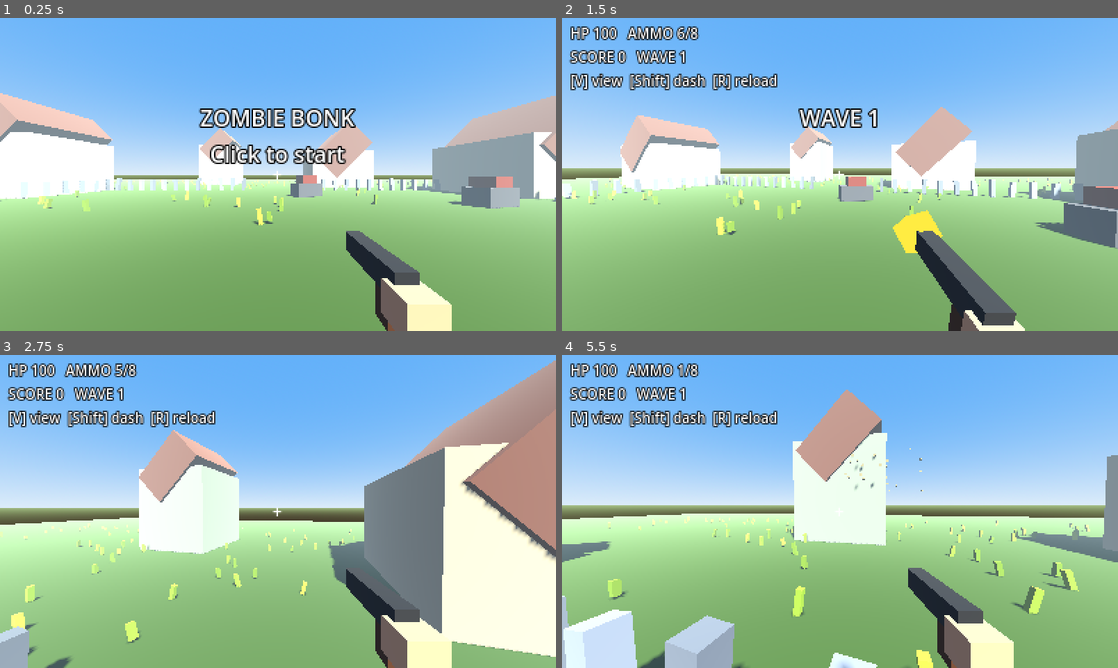
Above: before the commit, frames 1-4 (two rows, left to right).
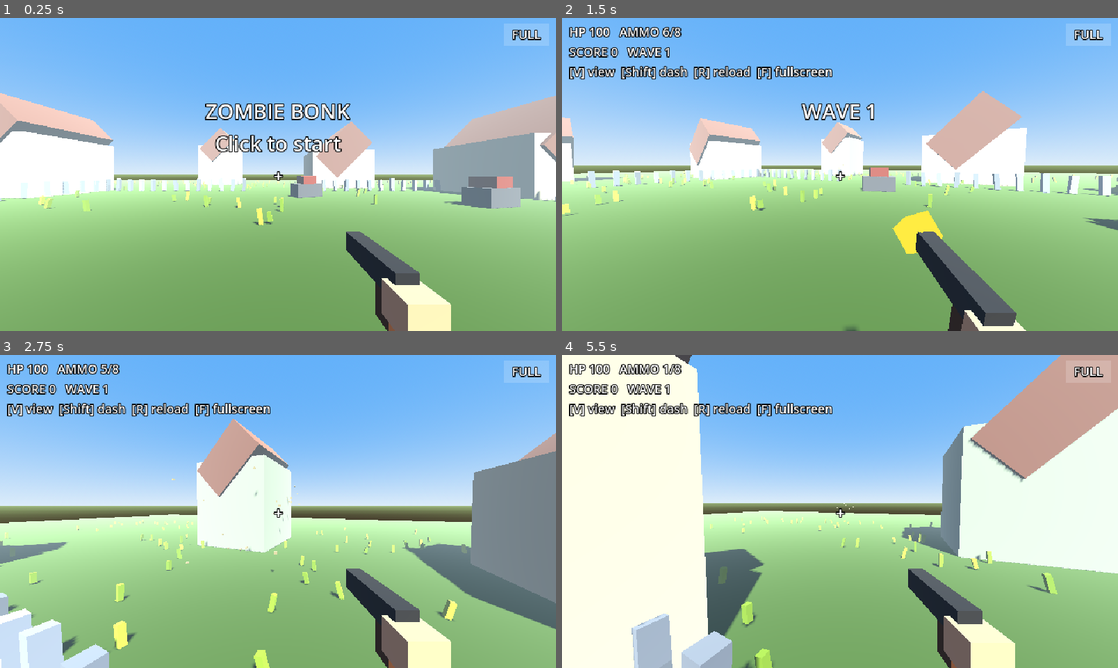
Above: after the commit, the same moments.

Repository: ChaoticEmperor/project-dweller
Game: Godot game, scene res://main.tscn
The game is run twice, just before and just after one commit, with the same random seed, the same clock (stepped at 60 frames per second) and the same inputs.
Inputs (mouse positions are in pixels of both pictures, inside the frame that each line leads up to):
- Up to frame 1 (0.25 s): no input
- Up to frame 2 (1.5 s): tap Enter at 0.5, 0.8, 1.35 s; move the mouse to (962, 158) at 0.52 s; hold D 0.53-1.28 s; tap F at 0.6 s; click (962, 158) at 0.67 s; tap Space at 0.77, 1.07 s; move the mouse to (812, 174) at 1.27 s; hold W from 1.28 s (still down); click (812, 174) at 1.42 s
- Up to frame 3 (2.75 s): keep holding W; tap Space at 1.52, 1.82, 2.3 s; tap Shift at 1.55 s; move the mouse to (289, 505) at 2.02 s; hold Shift from 2.03 s (still down); click (289, 505) at 2.17 s
- Up to frame 4 (5.5 s): keep holding W; move the mouse to (834, 517) at 2.77 s; release Shift at 2.78 s; tap Space at 2.85, 3.02, 3.32, 3.77, 4.07, 4.52, 4.82, 5.3 s; click (834, 517) at 2.92 s; tap F at 3.05, 3.6 s; move the mouse to (878, 514) at 3.52 s; click (878, 514) at 3.67 s; tap Enter at 3.8, 4.35 s; move the mouse to (795, 508) at 4.27 s; click (795, 508) at 4.42 s; tap Shift at 4.55 s; move the mouse to (845, 511) at 5.02 s; hold Shift from 5.03 s (still down); click (845, 511) at 5.17 s

The runs differ from the first frame. In frame 1, 4.9% of the frame differs, in the area x 0-100%, y 1-100%; in frame 2, 23%; in frame 3, 40%; in frame 4, 55%, in the area x 0-100%, y 0-100%.

Commit message:
Add mobile touch controls, fullscreen button, higher resolution
- Virtual joystick (left), swipe-to-look (right), FIRE/JUMP/DASH/RELOAD/VIEW buttons
- FULL button and F key toggle fullscreen
- Render at 640x360 with expand aspect so the game fills any screen
- Disable touch-to-mouse emulation so taps don't fight pointer lock

Co-Authored-By: Claude Opus 5.5 <noreply@anthropic.com>
Claude-Session: https://claude.ai/code/session_01BdejgretgPd9xpauuT7qXJ

Diff:
--- a/main.gd
+++ b/main.gd
@@ -36,6 +36,19 @@
 var dead := false
 var hurt_flash := 0.0
 var started := false
+# touch controls
+var touch_mode := false
+var touch_ui: Control
+var stick_base: ColorRect
+var stick_knob: ColorRect
+var stick_id := -1
+var stick_origin := Vector2.ZERO
+var stick_vec := Vector2.ZERO
+var look_id := -1
+var buttons := {}      # name -> ColorRect
+var btn_held := {}     # name -> touch index
+var dash_req := false
+var fs_btn: ColorRect
 
 func mat(c: Color) -> StandardMaterial3D:
 	var k := c.to_html()
@@ -69,7 +82,7 @@
 	build_world()
 	build_player()
 	build_hud()
-	center.text = "ZOMBIE BONK\nClick to start"
+	center.text = "ZOMBIE BONK\n%s to start" % ("Tap" if touch_mode else "Click")
 
 # ---------------- WORLD ----------------
 func build_world() -> void:
@@ -183,45 +196,157 @@
 	flash.material_override.shading_mode = BaseMaterial3D.SHADING_MODE_UNSHADED
 	flash.visible = false
 
+func label(parent: Node, txt: String, size: int) -> Label:
+	var l := Label.new()
+	l.text = txt
+	l.add_theme_font_size_override("font_size", size)
+	l.add_theme_color_override("font_outline_color", Color.BLACK)
+	l.add_theme_constant_override("outline_size", 4)
+	l.mouse_filter = Control.MOUSE_FILTER_IGNORE
+	parent.add_child(l)
+	return l
+
+func make_btn(parent: Node, txt: String, sz: Vector2) -> ColorRect:
+	var r := ColorRect.new()
+	r.color = Color(1, 1, 1, 0.18)
+	r.size = sz
+	r.mouse_filter = Control.MOUSE_FILTER_IGNORE
+	parent.add_child(r)
+	var l := label(r, txt, 14)
+	l.size = sz
+	l.horizontal_alignment = HORIZONTAL_ALIGNMENT_CENTER
+	l.vertical_alignment = VERTICAL_ALIGNMENT_CENTER
+	return r
+
 func build_hud() -> void:
 	var layer := CanvasLayer.new()
 	add_child(layer)
-	hud = Label.new()
-	hud.position = Vector2(6, 4)
-	hud.add_theme_font_size_override("font_size", 10)
-	hud.add_theme_color_override("font_outline_color", Color.BLACK)
-	hud.add_theme_constant_override("outline_size", 3)
-	layer.add_child(hud)
-	cross = Label.new()
-	cross.text = "+"
-	cross.add_theme_font_size_override("font_size", 12)
-	cross.position = Vector2(196, 104)
-	layer.add_child(cross)
-	center = Label.new()
+	hud = label(layer, "", 14)
+	hud.position = Vector2(8, 6)
+	cross = label(layer, "+", 18)
+	center = label(layer, "", 24)
 	center.horizontal_alignment = HORIZONTAL_ALIGNMENT_CENTER
-	center.size = Vector2(400, 40)
-	center.position = Vector2(0, 60)
-	center.add_theme_font_size_override("font_size", 16)
-	center.add_theme_color_override("font_outline_color", Color.BLACK)
-	center.add_theme_constant_override("outline_size", 4)
-	layer.add_child(center)
+	fs_btn = make_btn(layer, "FULL", Vector2(52, 26))
+	touch_ui = Control.new()
+	touch_ui.mouse_filter = Control.MOUSE_FILTER_IGNORE
+	layer.add_child(touch_ui)
+	stick_base = ColorRect.new()
+	stick_base.color = Color(1, 1, 1, 0.12)
+	stick_base.size = Vector2(110, 110)
+	stick_base.mouse_filter = Control.MOUSE_FILTER_IGNORE
+	touch_ui.add_child(stick_base)
+	stick_knob = ColorRect.new()
+	stick_knob.color = Color(1, 1, 1, 0.35)
+	stick_knob.size = Vector2(44, 44)
+	stick_knob.mouse_filter = Control.MOUSE_FILTER_IGNORE
+	touch_ui.add_child(stick_knob)
+	buttons["fire"] = make_btn(touch_ui, "FIRE", Vector2(84, 84))
+	buttons["fire"].color = Color(1, 0.3, 0.2, 0.3)
+	buttons["jump"] = make_btn(touch_ui, "JUMP", Vector2(60, 46))
+	buttons["dash"] = make_btn(touch_ui, "DASH", Vector2(60, 46))
+	buttons["reload"] = make_btn(touch_ui, "RELOAD", Vector2(64, 30))
+	buttons["view"] = make_btn(touch_ui, "VIEW", Vector2(52, 26))
+	touch_mode = DisplayServer.is_touchscreen_available()
+	get_viewport().size_changed.connect(layout)
+	layout()
+
+func layout() -> void:
+	var vs := get_viewport().get_visible_rect().size
+	cross.position = vs / 2 - Vector2(5, 12)
+	center.size = Vector2(vs.x, 100)
+	center.position = Vector2(0, vs.y * 0.25)
+	fs_btn.position = Vector2(vs.x - 60, 6)
+	buttons["view"].position = Vector2(vs.x - 120, 6)
+	stick_base.position = Vector2(30, vs.y - 140)
+	reset_stick()
+	buttons["fire"].position = Vector2(vs.x - 110, vs.y - 120)
+	buttons["jump"].position = Vector2(vs.x - 180, vs.y - 70)
+	buttons["dash"].position = Vector2(vs.x - 180, vs.y - 130)
+	buttons["reload"].position = Vector2(vs.x - 100, vs.y - 165)
+	touch_ui.visible = touch_mode
+
+func reset_stick() -> void:
+	stick_id = -1
+	stick_vec = Vector2.ZERO
+	stick_knob.position = stick_base.position + stick_base.size / 2 - stick_knob.size / 2
+
+func toggle_fullscreen() -> void:
+	if DisplayServer.window_get_mode() == DisplayServer.WINDOW_MODE_FULLSCREEN:
+		DisplayServer.window_set_mode(DisplayServer.WINDOW_MODE_WINDOWED)
+	else:
+		DisplayServer.window_set_mode(DisplayServer.WINDOW_MODE_FULLSCREEN)
+
+func in_rect(r: Control, p: Vector2) -> bool:
+	return Rect2(r.position, r.size).grow(8).has_point(p)
+
+func begin_game() -> void:
+	if dead:
+		get_tree().reload_current_scene()
+	elif not started:
+		started = true
+		next_wave()
+
+func _input(ev: InputEvent) -> void:
+	if ev is InputEventScreenTouch:
+		if not touch_mode:
+			touch_mode = true
+			layout()
+		var p: Vector2 = ev.position
+		if ev.pressed:
+			if in_rect(fs_btn, p):
+				toggle_fullscreen()
+				return
+			if not started or dead:
+				begin_game()
+				return
+			for n in buttons:
+				if in_rect(buttons[n], p):
+					btn_held[n] = ev.index
+					match n:
+						"dash": dash_req = true
+						"reload": start_reload()
+						"view": toggle_view()
+					return
+			if p.x < get_viewport().get_visible_rect().size.x * 0.45 and stick_id == -1:
+				stick_id = ev.index
+				stick_origin = p
+			elif look_id == -1:
+				look_id = ev.index
+		else:
+			if ev.index == stick_id:
+				reset_stick()
+			if ev.index == look_id:
+				look_id = -1
+			for n in btn_held.keys():
+				if btn_held[n] == ev.index:
+					btn_held.erase(n)
+	elif ev is InputEventScreenDrag:
+		if ev.index == stick_id:
+			var off: Vector2 = (ev.position - stick_origin).limit_length(50)
+			stick_vec = off / 50.0
+			stick_knob.position = stick_base.position + stick_base.size / 2 - stick_knob.size / 2 + off
+		elif ev.index == look_id and not dead:
+			player.rotate_y(-ev.relative.x * 0.008)
+			pivot.rotation.x = clamp(pivot.rotation.x - ev.relative.y * 0.008, -1.4, 1.4)
 
 func _unhandled_input(ev: InputEvent) -> void:
 	if ev is InputEventMouseMotion and Input.mouse_mode == Input.MOUSE_MODE_CAPTURED and not dead:
 		player.rotate_y(-ev.relative.x * 0.003)
 		pivot.rotation.x = clamp(pivot.rotation.x - ev.relative.y * 0.003, -1.4, 1.4)
 	if ev is InputEventMouseButton and ev.pressed:
+		if in_rect(fs_btn, ev.position) and Input.mouse_mode != Input.MOUSE_MODE_CAPTURED:
+			toggle_fullscreen()
+			return
 		Input.mouse_mode = Input.MOUSE_MODE_CAPTURED
 		if not started:
-			started = true
-			next_wave()
+			begin_game()
 	if ev is InputEventKey and ev.pressed and not ev.echo:
 		match ev.keycode:
 			KEY_ESCAPE: Input.mouse_mode = Input.MOUSE_MODE_VISIBLE
 			KEY_V: toggle_view()
 			KEY_R: start_reload()
-			KEY_ENTER:
-				if dead: get_tree().reload_current_scene()
+			KEY_F: toggle_fullscreen()
+			KEY_ENTER: begin_game()
 
 func toggle_view() -> void:
 	third_person = not third_person
@@ -237,7 +362,7 @@
 	if not started:
 		return
 	if dead:
-		center.text = "YOU GOT BONKED!\nScore %d  -  Wave %d\n[Enter] to try again" % [score, wave]
+		center.text = "YOU GOT BONKED!\nScore %d  -  Wave %d\n%s to try again" % [score, wave, "Tap" if touch_mode else "[Enter]"]
 		return
 	# movement
 	var inp := Vector2.ZERO
@@ -245,19 +370,22 @@
 	if Input.is_key_pressed(KEY_S): inp.y += 1
 	if Input.is_key_pressed(KEY_A): inp.x -= 1
 	if Input.is_key_pressed(KEY_D): inp.x += 1
-	var dir := (player.transform.basis * Vector3(inp.x, 0, inp.y)).normalized()
+	inp += stick_vec
+	inp = inp.limit_length(1.0)
+	var dir := (player.transform.basis * Vector3(inp.x, 0, inp.y))
 	var speed := 9.0
 	dash_cd -= dt
-	if Input.is_key_pressed(KEY_SHIFT) and dash_cd <= 0 and dir != Vector3.ZERO:
+	if (Input.is_key_pressed(KEY_SHIFT) or dash_req) and dash_cd <= 0 and dir != Vector3.ZERO:
 		dash_t = 0.18
 		dash_cd = 0.8
+	dash_req = false
 	if dash_t > 0:
 		dash_t -= dt
 		speed = 28.0
 	player.velocity.x = dir.x * speed
 	player.velocity.z = dir.z * speed
 	if player.is_on_floor():
-		if Input.is_key_pressed(KEY_SPACE):
+		if Input.is_key_pressed(KEY_SPACE) or btn_held.has("jump"):
 			player.velocity.y = 8.0
 	else:
 		player.velocity.y -= 22.0 * dt
@@ -273,7 +401,7 @@
 		if reloading <= 0:
 			ammo = 8
 			gun.rotation.x = 0
-	elif Input.is_mouse_button_pressed(MOUSE_BUTTON_LEFT) and fire_cd <= 0:
+	elif (Input.is_mouse_button_pressed(MOUSE_BUTTON_LEFT) or btn_held.has("fire")) and fire_cd <= 0:
 		if ammo > 0:
 			shoot()
 		else:
@@ -306,9 +434,9 @@
 
 	update_zombies(dt)
 	hurt_flash = max(hurt_flash - dt, 0)
-	hud.text = "HP %d   AMMO %d/8%s\nSCORE %d   WAVE %d%s\n[V] view  [Shift] dash  [R] reload" % [
+	hud.text = "HP %d   AMMO %d/8%s\nSCORE %d   WAVE %d%s%s" % [
 		int(hp), ammo, "  RELOADING" if reloading > 0 else "", score, wave,
-		("   COMBO x%d!" % combo) if combo > 1 else ""]
+		("   COMBO x%d!" % combo) if combo > 1 else "", "" if touch_mode else "\n[V] view  [Shift] dash  [R] reload  [F] fullscreen"]
 	hud.add_theme_color_override("font_color", Color(1, 0.3, 0.3) if hurt_flash > 0 else Color.WHITE)
 
 func shoot() -> void:
--- a/project.godot
+++ b/project.godot
@@ -6,12 +6,18 @@
 config/features=PackedStringArray("4.3")
 
 [display]
-window/size/viewport_width=400
-window/size/viewport_height=225
+window/size/viewport_width=640
+window/size/viewport_height=360
 window/size/window_width_override=1280
 window/size/window_height_override=720
 window/stretch/mode="viewport"
+window/stretch/aspect="expand"
+window/handheld/orientation=4
 
 [rendering]
 textures/canvas_textures/default_texture_filter=0
 renderer/rendering_method="gl_compatibility"
+
+[input_devices]
+
+pointing/emulate_mouse_from_touch=false
